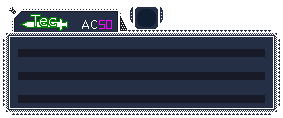
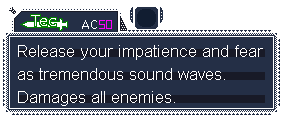
Layer changes from the first 283 × 118 image to the second:
added layer "Release your impatience and fe..." above "sスキル解説14ガールズシャウト.png" over <box>18,45,263,106</box>
